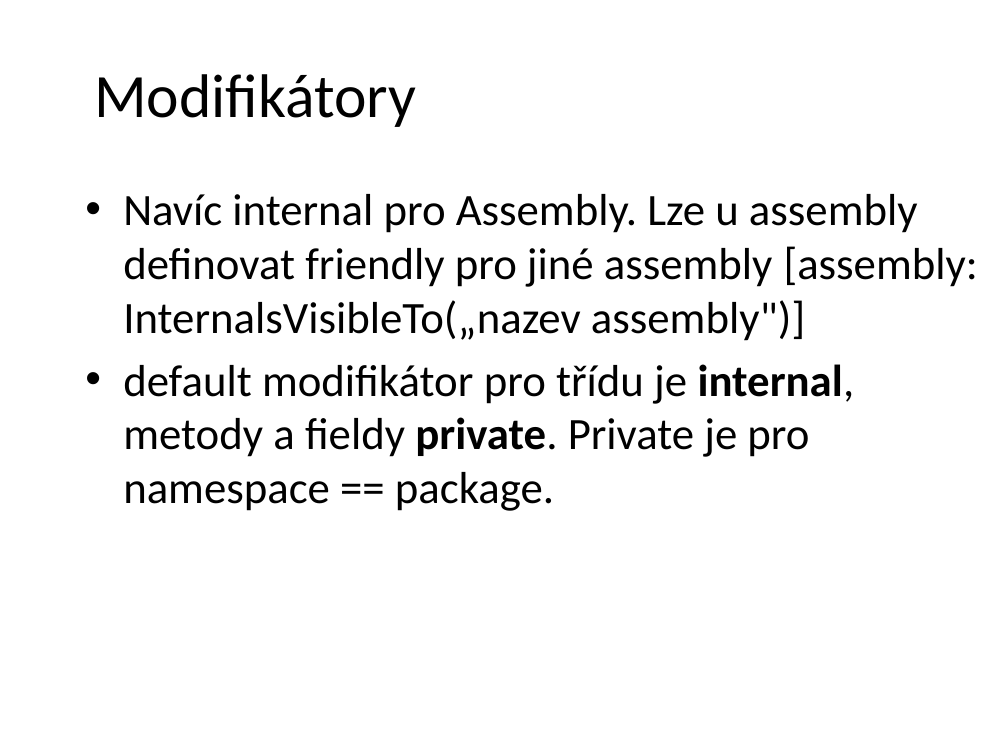
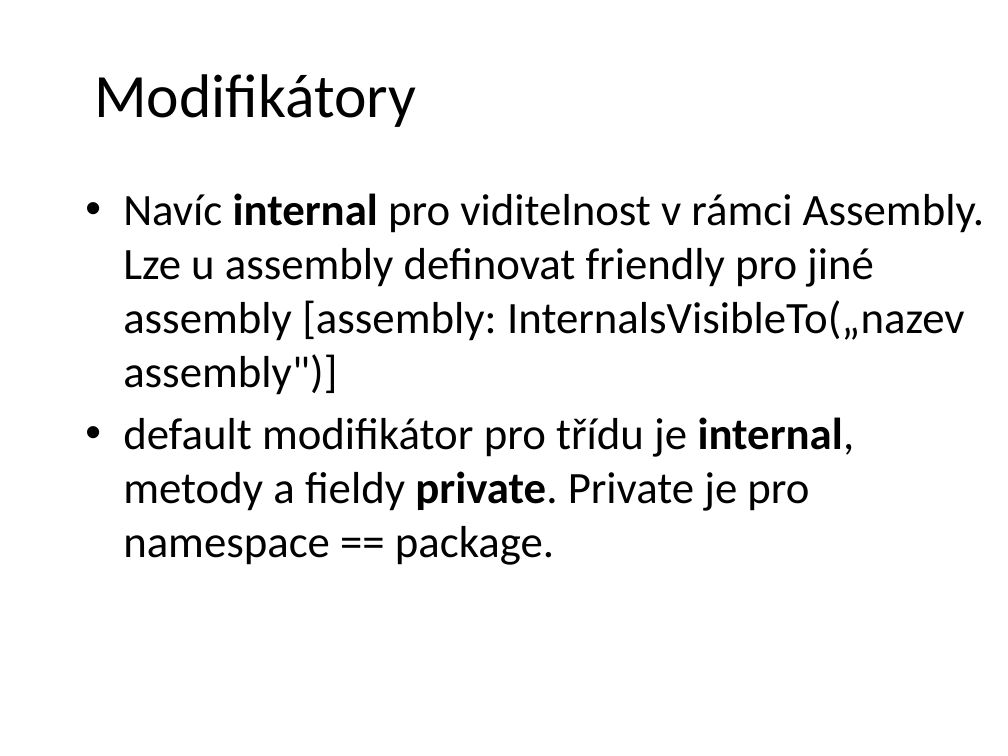
Before and after one commit to petrbalat/Skoleni-Csharp-NET, a slide deck: slide 6 of prezentace.pptx. Drawn at 1008x756 pixels with LibreOffice and Linux fonts; fonts in the diff are those of the drawing; background and template pictures are left out. Boxes give left, top, right and bottom in pixels: in the first picture for what was removed or moved away, otherwise in the second. Text is boxed around its words. In the diff, an @@ line names an element or a change of style, - is before the commit and + after.

```diff
--- a/prezentace.pptx
+++ b/prezentace.pptx
@@ text at [123,193,984,395]: text changed @@
-• Navíc internal pro Assembly. Lze u assembly definovat friendly pro jiné assembly [assembly: InternalsVisibleTo(„nazev assembly")]
+• Navíc internal pro viditelnost v rámci Assembly. Lze u assembly definovat friendly pro jiné assembly [assembly: InternalsVisibleTo(„nazev assembly")]
```
Also in this commit, not shown: 4 other slides changed, 2 slides added, 4 other files.
